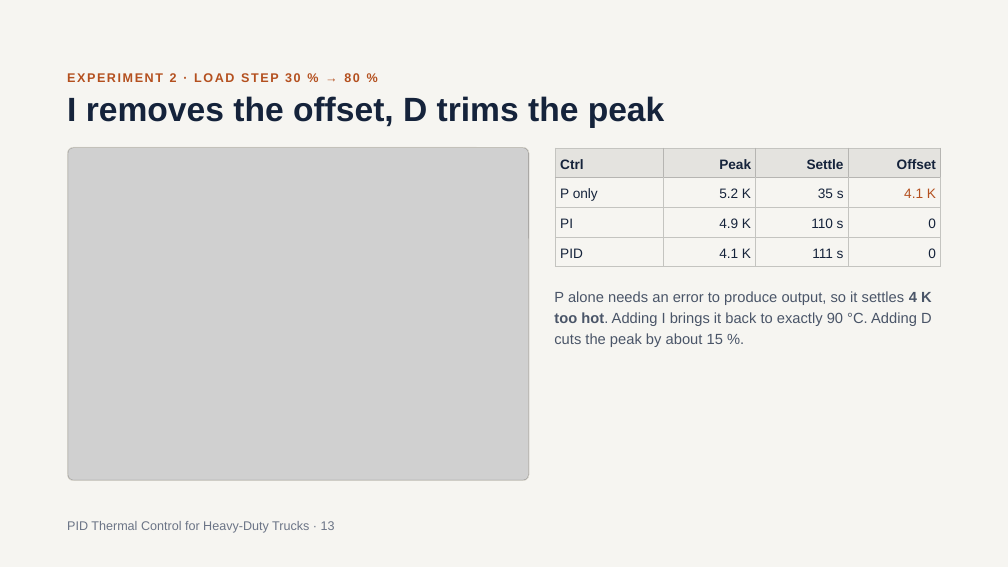
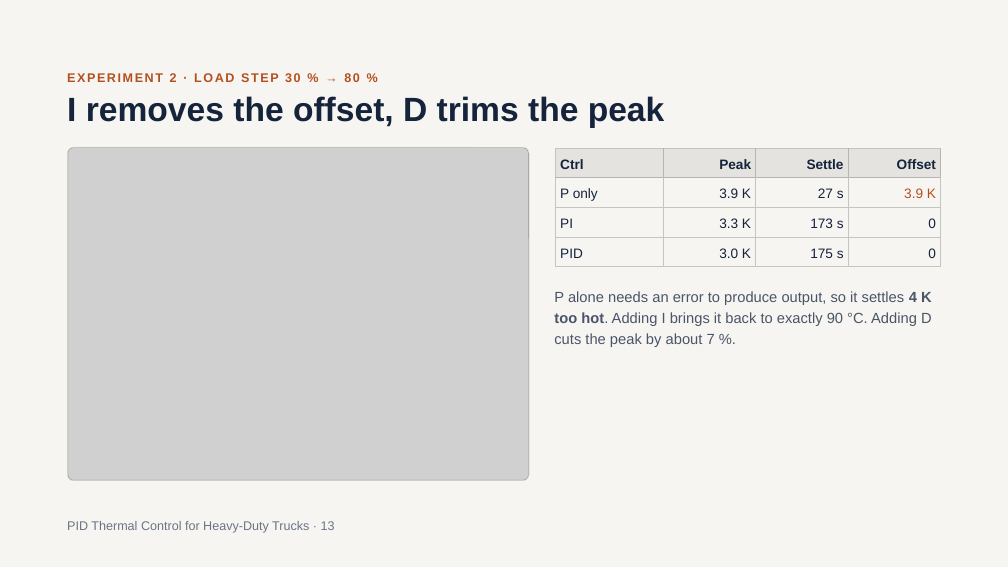
Before and after one commit to SushanthBibi/PID-Cooling-matlab, a slide deck: slide 13 of PID_Thermal_Control_for_Heavy-Duty_Trucks_v2.pptx. Drawn at 1008x567 pixels with LibreOffice and Linux fonts; fonts in the diff are those of the drawing; grey boxes stand for pictures. Boxes give left, top, right and bottom in pixels: in the first picture for what was removed or moved away, otherwise in the second. Text is boxed around its words. In the diff, an @@ line names an element or a change of style, - is before the commit and + after.

```diff
--- a/PID_Thermal_Control_for_Heavy-Duty_Trucks_v2.pptx
+++ b/PID_Thermal_Control_for_Heavy-Duty_Trucks_v2.pptx
@@ table at [556, 148, 941, 267] @@
-row 2: P only | 5.2 K | 35 s | 4.1 K
+row 2: P only | 3.9 K | 27 s | 3.9 K
-row 3, column 2: 4.9 K
+row 3, column 2: 3.3 K
-row 3, column 3: 110 s
+row 3, column 3: 173 s
-row 4, column 2: 4.1 K
+row 4, column 2: 3.0 K
-row 4, column 3: 111 s
+row 4, column 3: 175 s
@@ text at [554, 291, 932, 347]: text changed @@
-P alone needs an error to produce output, so it settles 4 K too hot. Adding I brings it back to exactly 90 °C. Adding D cuts the peak by about 15 %.
+P alone needs an error to produce output, so it settles 4 K too hot. Adding I brings it back to exactly 90 °C. Adding D cuts the peak by about 7 %.
```
Also in this commit, not shown: 7 other slides changed, 1 slide added.
